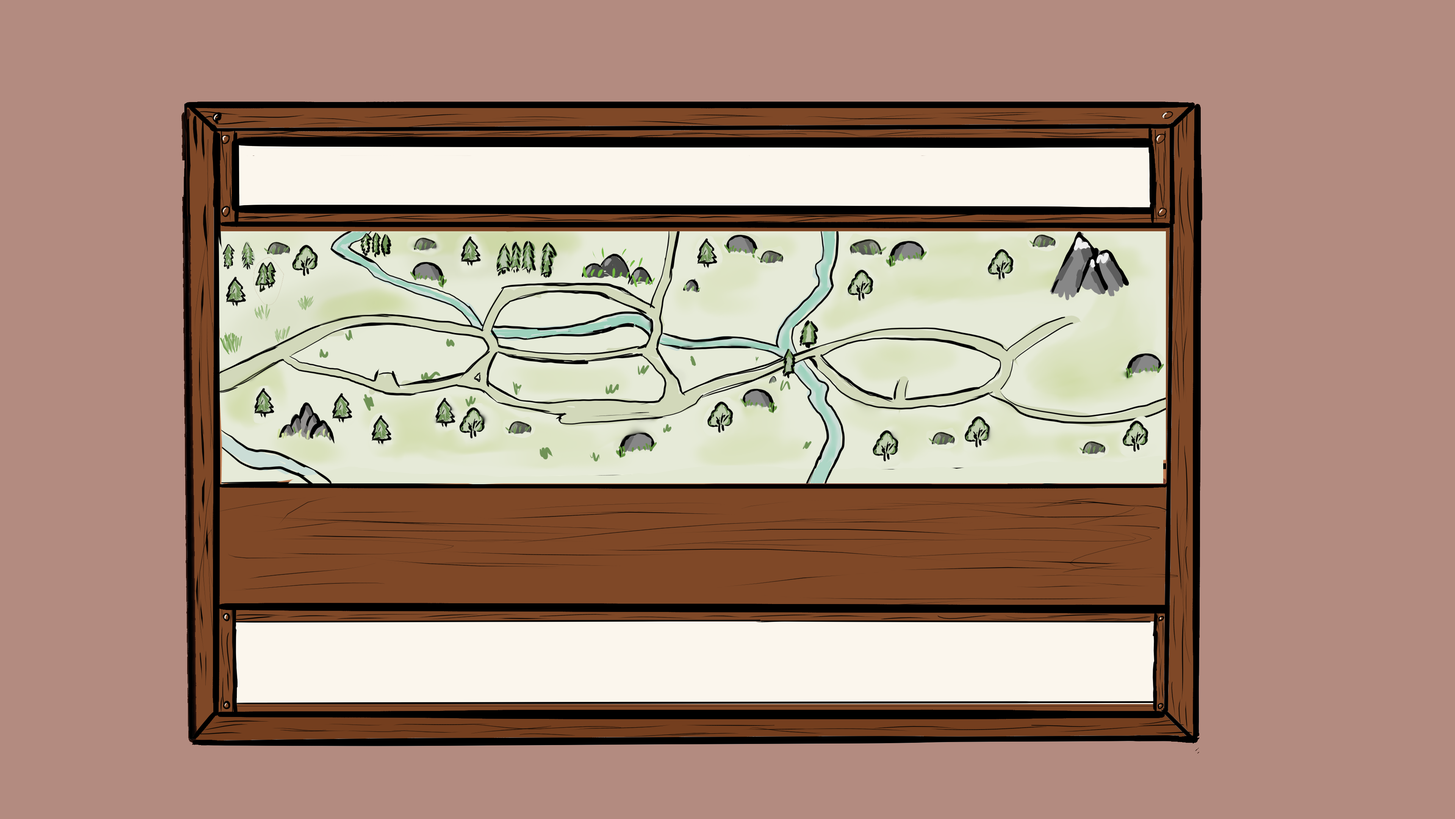
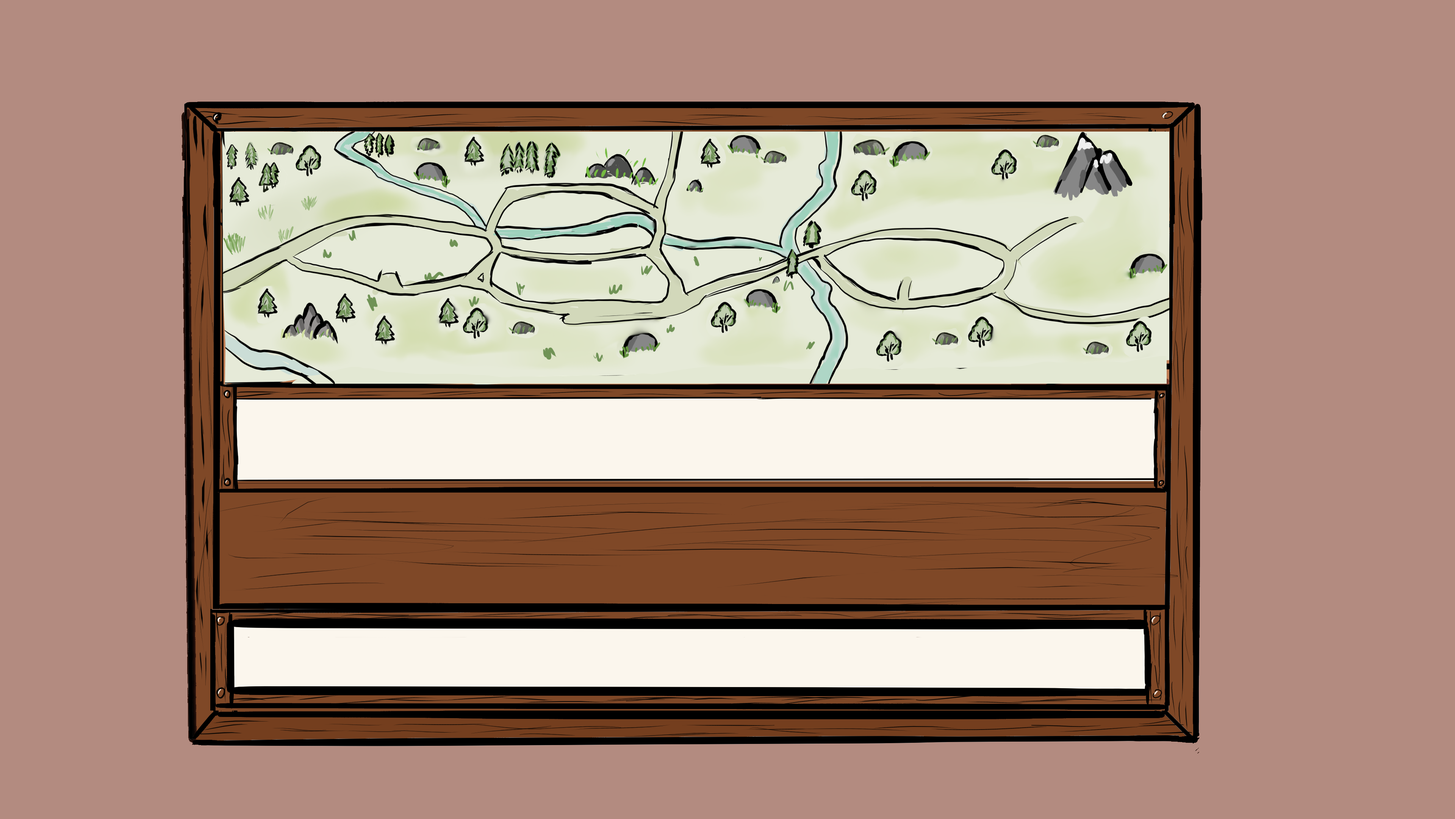
Layers edited between the first and the second 1455px x 819px image:
painted on "Background Merged" (1st of 2) over left=217, top=131, right=1170, bottom=493
added layer "Paint Layer 1" (1st of 6) above "Paint Layer 1" over left=210, top=608, right=1170, bottom=711
added layer "Paint Layer 1" (4th of 6) above "Paint Layer 1" over left=217, top=359, right=1170, bottom=493
painted on "Paint Layer 1" (5th of 6) over left=210, top=131, right=1170, bottom=711
